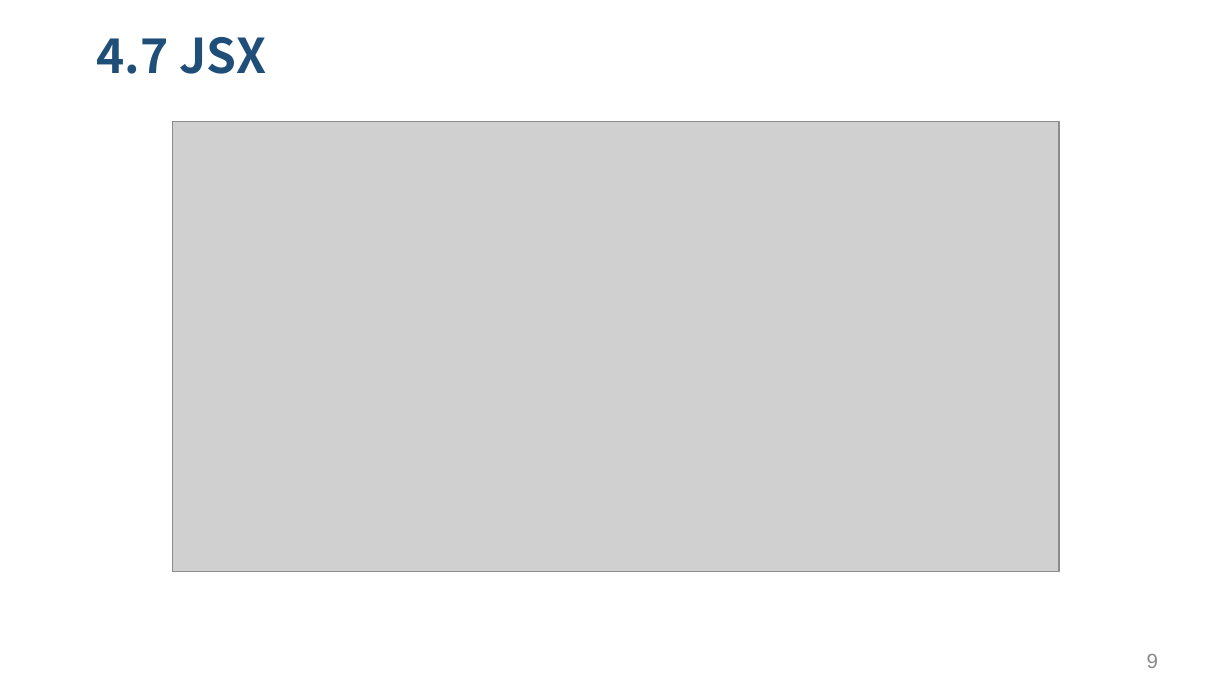
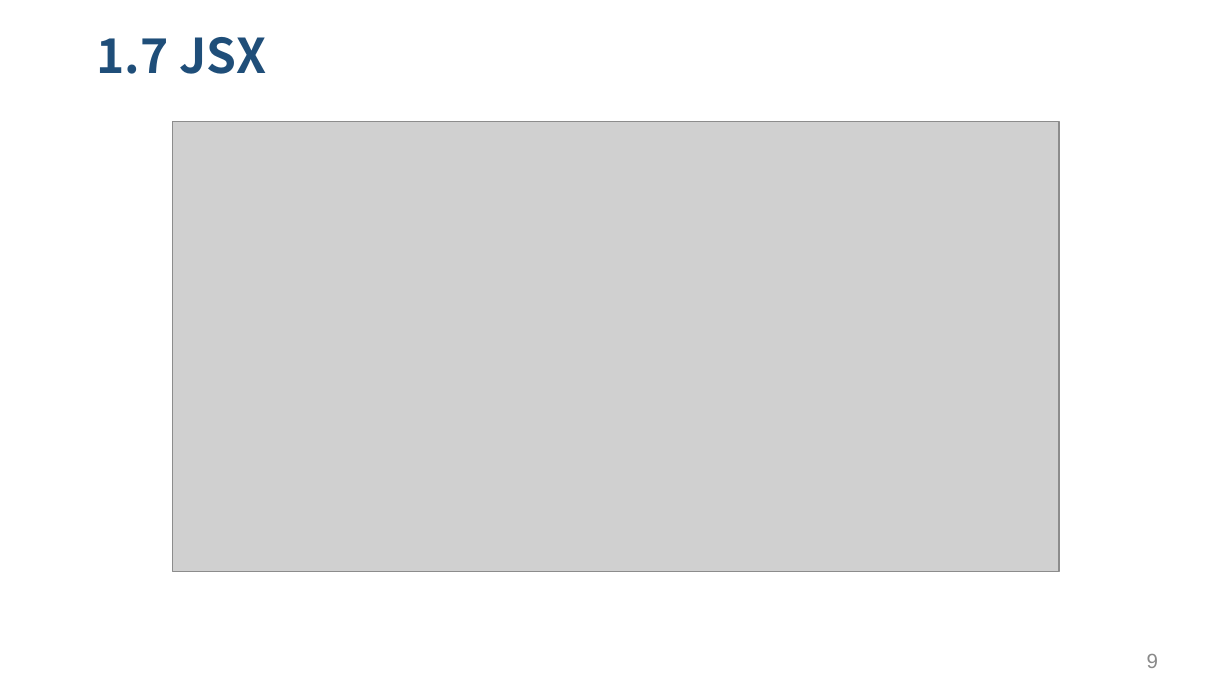
Before and after one commit to pookpal/simple-react-demo, a slide deck: slide 9 of React基本介绍.pptx. Drawn at 1232x693 pixels with LibreOffice and Linux fonts; fonts in the diff are those of the drawing; grey boxes stand for pictures. Boxes give left, top, right and bottom in pixels: in the first picture for what was removed or moved away, otherwise in the second. Text is boxed around its words. In the diff, an @@ line names an element or a change of style, - is before the commit and + after.

```diff
--- a/React基本介绍.pptx
+++ b/React基本介绍.pptx
@@ title at [96,37,266,74]: text changed @@
-4.7 JSX
+1.7 JSX
```
Also in this commit, not shown: 5 other slides changed, 11 other files.
